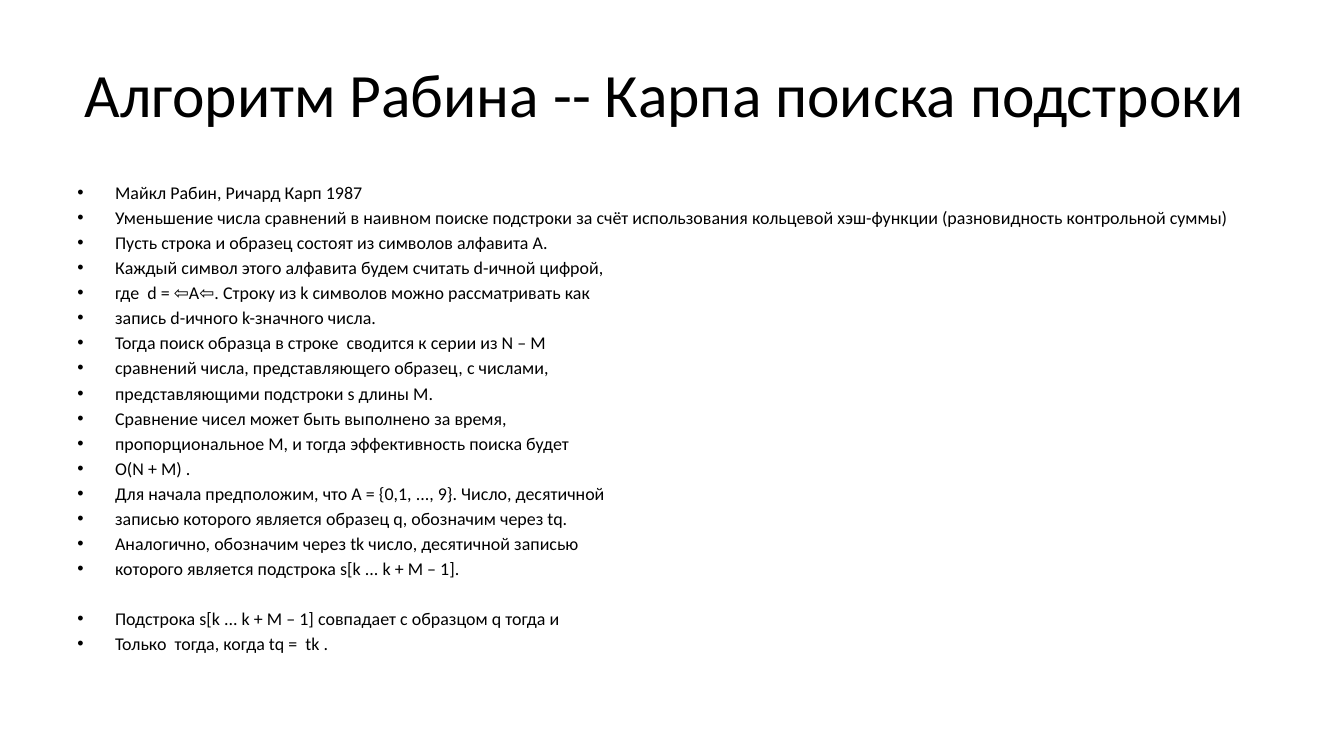
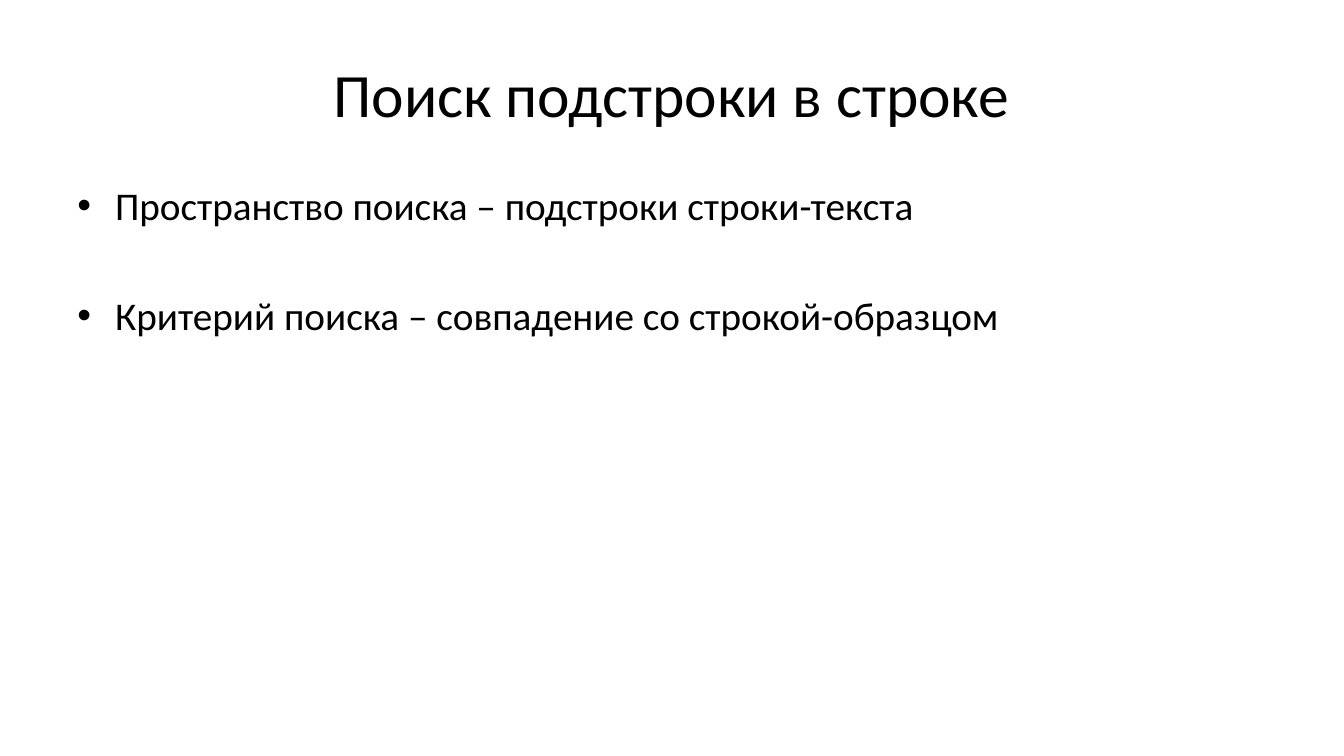
Before and after one commit to Evgueni-Petrov-aka-espetrov/Algorithms-and-Programming-in-C-pptx, a slide deck: slide 73 of 12 Алгоритмы поиска.pptx (slide 53 before the commit). Drawn at 1344x756 pixels with LibreOffice and Linux fonts; fonts in the diff are those of the drawing. Boxes give left, top, right and bottom in pixels: in the first picture for what was removed or moved away, otherwise in the second. Text is boxed around its words. In the diff, an @@ line names an element or a change of style, - is before the commit and + after.

Commit message:
разбил на слои; сделал шаблон поиска + 4 реализации

```diff
--- a/12 Алгоритмы поиска.pptx
+++ b/12 Алгоритмы поиска.pptx
@@ title at box(333, 77, 1009, 127): text changed @@
-Алгоритм Рабина -- Карпа поиска подстроки
+Поиск подстроки в строке
@@ text at box(115, 195, 999, 337): text changed; size 12.8 to 28 pt @@
-• Майкл Рабин, Ричард Карп 1987
-• Уменьшение числа сравнений в наивном поиске подстроки за счёт использования кольцевой хэш-функции (разновидность контрольной суммы)
-• Пусть строка и образец состоят из символов алфавита А.
-• Каждый символ этого алфавита будем считать d-ичной цифрой,
-• где d = ⇦A⇦. Строку из k символов можно рассматривать как
-• запись d-ичного k-значного числа.
-• Тогда поиск образца в строке cводится к серии из N – М
-• сравнений числа, представляющего образец, с числами,
-• представляющими подстроки s длины М.
-• Cравнение чисел может быть выполнено за время,
-• пропорциональное М, и тогда эффективность поиска будет
-• O(N + М) .
-• Для начала предположим, что А = {0,1, ..., 9}. Число, десятичной
-• записью которого является образец q, обозначим через tq.
-• Аналогично, обозначим через tk число, десятичной записью
-• которого является подстрока s[k ... k + М – 1].
-• Подстрока s[k ... k + М – 1] совпадает с образцом q тогда и
-• Только тогда, когда tq = tk .
+• Пространство поиска – подстроки строки-текста
+• Критерий поиска – совпадение со строкой-образцом
```
Also in this commit, not shown: 22 other slides changed, 117 slides added, 32 slides removed.
